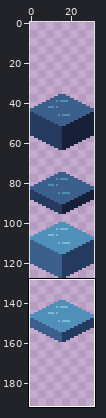
Two versions of one pixel-art file, assets/img/nature/tileset_water.aseprite. The picture above shows the old version from afar; the outline marks the close-up.
Close-up. Earlier state:
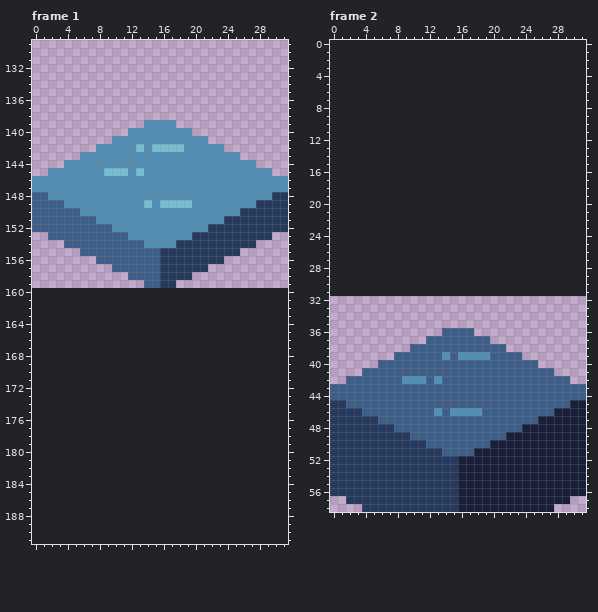
32x128 pixels, 5 frames. Shown: frame 1: x 0..31, y 129..191; frame 2: x 0..31, y 0..58. The old version is drawn lined up with the new one, on the new canvas. The commit also changed other frames or places, which this record leaves out.
The same view after the edit:
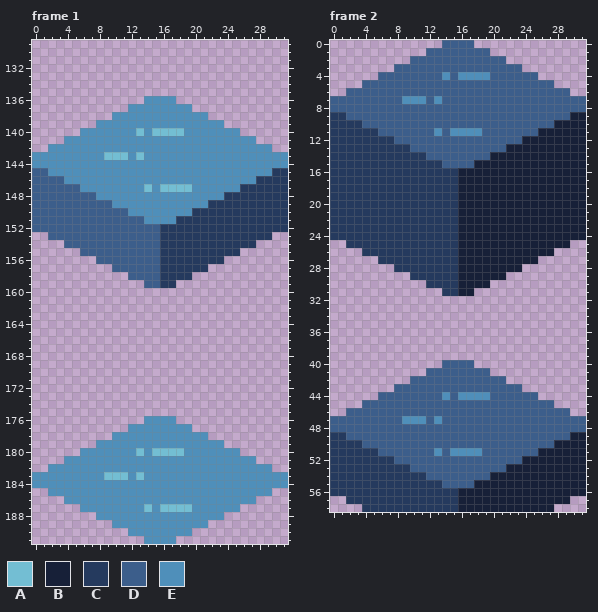
Palette (. is transparent): A #73bed3  B #172038  C #253a5e  D #3c5e8b  E #4f8fba
Changes in this commit:
canvas 32x128 -> 32x192, the old top-left corner now at 0,32
Changed rows in their new state; - is an unchanged pixel.
Frame 1:
first column x 0:
136 --------------EEEE--------------
137 ------------EEEEEEEE------------
138 ----------EEEEEEEEEEEE----------
139 --------EEEEEE----EEEEEE--------
140 ------EEEEEE-A-AAAA-EEEEEE------
141 ----EEEEEE------------EEEEEE----
142 --EEEEEE-----E-EEEE-----EEEEEE--
143 EEEEEE---AAA-A------------EEEEEE
144 EEEE------------------------EEEE
145 DD-------EEE-E----------------CC
146 DDDD------------------------CCCC
147 DDDDDD--------A-AAAA------CCCCCC
148 --DDDDDD----------------CCCCCC--
149 ----DDDDDD----E-EEEE--CCCCCC----
150 ------DDDDDD--------CCCCCC------
151 --------DDDDDD----CCCCCC--------
152 ----------DDDDDDCCCCCC----------
153 ------------DDDDCCCC------------
154 --------------DDCC--------------
first column x 0:
176 --------------EEEE--------------
177 ------------EEEEEEEE------------
178 ----------EEEEEEEEEEEE----------
179 --------EEEEEEEEEEEEEEEE--------
180 ------EEEEEEEAEAAAAEEEEEEE------
181 ----EEEEEEEEEEEEEEEEEEEEEEEE----
182 --EEEEEEEEEEEEEEEEEEEEEEEEEEEE--
183 EEEEEEEEEAAAEAEEEEEEEEEEEEEEEEEE
184 EEEEEEEEEEEEEEEEEEEEEEEEEEEEEEEE
185 --EEEEEEEEEEEEEEEEEEEEEEEEEEEE--
186 ----EEEEEEEEEEEEEEEEEEEEEEEE----
187 ------EEEEEEEEAEAAAAEEEEEE------
188 --------EEEEEEEEEEEEEEEE--------
189 ----------EEEEEEEEEEEE----------
190 ------------EEEEEEEE------------
191 --------------EEEE--------------
Frame 2:
first column x 0:
 0 --------------DDDD--------------
 1 ------------DDDDDDDD------------
 2 ----------DDDDDDDDDDDD----------
 3 --------DDDDDDDDDDDDDDDD--------
 4 ------DDDDDDDDEDEEEEDDDDDD------
 5 ----DDDDDDDDDDDDDDDDDDDDDDDD----
 6 --DDDDDDDDDDDDDDDDDDDDDDDDDDDD--
 7 DDDDDDDDDEEEDEDDDDDDDDDDDDDDDDDD
 8 DDDDDDDDDDDDDDDDDDDDDDDDDDDDDDDD
 9 CCDDDDDDDDDDDDDDDDDDDDDDDDDDDDBB
10 CCCCDDDDDDDDDDDDDDDDDDDDDDDDBBBB
11 CCCCCCDDDDDDDEDEEEEDDDDDDDBBBBBB
12 CCCCCCCCDDDDDDDDDDDDDDDDBBBBBBBB
13 CCCCCCCCCCDDDDDDDDDDDDBBBBBBBBBB
14 CCCCCCCCCCCCDDDDDDDDBBBBBBBBBBBB
15 CCCCCCCCCCCCCCDDDDBBBBBBBBBBBBBB
16 CCCCCCCCCCCCCCCCBBBBBBBBBBBBBBBB
17 CCCCCCCCCCCCCCCCBBBBBBBBBBBBBBBB
18 CCCCCCCCCCCCCCCCBBBBBBBBBBBBBBBB
19 CCCCCCCCCCCCCCCCBBBBBBBBBBBBBBBB
20 CCCCCCCCCCCCCCCCBBBBBBBBBBBBBBBB
21 CCCCCCCCCCCCCCCCBBBBBBBBBBBBBBBB
22 CCCCCCCCCCCCCCCCBBBBBBBBBBBBBBBB
23 CCCCCCCCCCCCCCCCBBBBBBBBBBBBBBBB
24 CCCCCCCCCCCCCCCCBBBBBBBBBBBBBBBB
25 --CCCCCCCCCCCCCCBBBBBBBBBBBBBB--
26 ----CCCCCCCCCCCCBBBBBBBBBBBB----
27 ------CCCCCCCCCCBBBBBBBBBB------
28 --------CCCCCCCCBBBBBBBB--------
29 ----------CCCCCCBBBBBB----------
30 ------------CCCCBBBB------------
31 --------------CCBB--------------
first column x 0:
36 --------------....--------------
37 ------------........------------
38 ----------............----------
39 --------................--------
40 ------........----........------
41 ----........--------........----
42 --........DD-D--------........--
43 ........----------------........
44 ......--------E-EEEE------......
45 ....------------------------....
46 ..DD---------D-DDDD---------DD..
47 DDDDDD---EEE-E------------DDDDDD
48 DDDDDDDD----------------DDDDDDDD
49 --DDDDDDDD------------DDDDDDDD--
50 ----DDDDDDDD--------DDDDDDDD----
51 ------DDDDDDDE-EEEEDDDDDDD------
52 --------DDDDDDDDDDDDDDDD--------
53 ----------DDDDDDDDDDDD----------
54 ------------DDDDDDDD------------
55 --------------DDDD--------------
Changed places in both close-ups, as pixel boxes (x1, y1, x2, y2):
changed: (32, 96, 288, 248)
added: (32, 416, 288, 544)
added: (330, 40, 586, 296)
changed: (330, 328, 586, 488)
